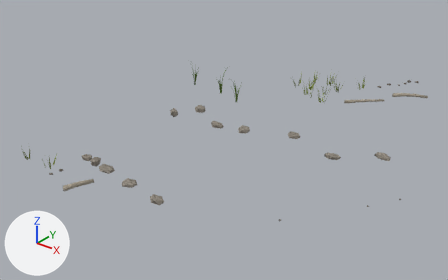
One commit to the glTF model assets/kit/p1/river_mouth_center/river_mouth_center.glb: the scene before it, then after it.
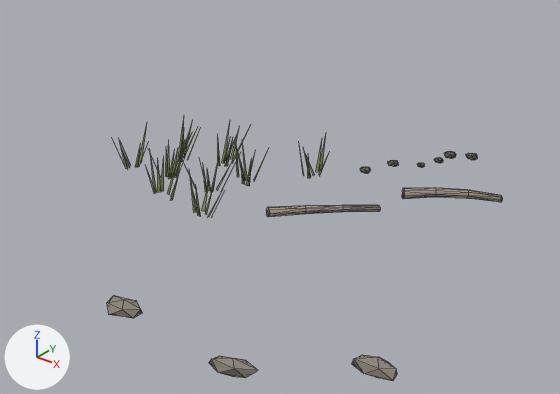
The first picture shows the older version from a 50 mm camera at (13.0, -22.0, 13.6) aimed at (-5.7, 1.4, -0.9). The close-ups show the older and then the newer version on the part from 56% to 100% of the width and 10% to 59% of the height of that picture. Only the edits that show in the close-ups are written down. Arrows for +X, +Y and +Z are at lower left; the lights stay in place. The close-ups show mesh edges as thin lines. Objects named as collision shapes, trigger or cutter boxes, shadow casters or lower levels of detail are left out. Where no turn or scale is listed for an object, it has been applied to the vertices. Vertices at exactly the same position are counted once.

Names of what the first close-up shows: 'river_mouth_center_lod0'.
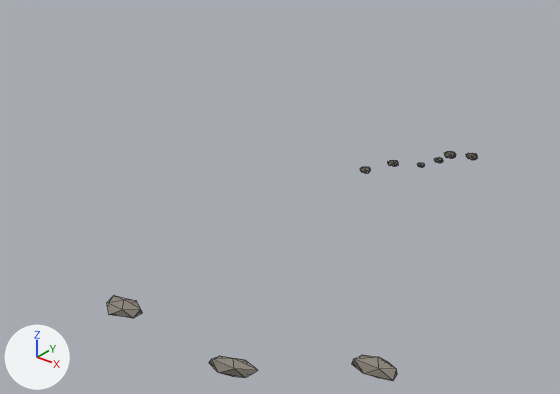
Boxes (x1, y1, x2, y2) around the edits, measured in the close-ups (560 x 394 px):
'river_mouth_center_lod0', reshaped: before (107, 121, 502, 381); after (107, 151, 478, 381)
part 1 of me_river_mouth_center_lod0, deleted: before (116, 121, 502, 217)

What the commit changed:
me_river_mouth_center_lod0 is used by ob_river_mouth_center_lod0; location (0.0, 0.0, 0.0).
me_river_mouth_center_lod0 had 787 vertices, 894 faces and spanned x -12.0..3.8, y -7.7..13.9, z -2.0..1.4.
me_river_mouth_center_lod0 no longer uses material mat_beach_dunegrass (green #7d8b45).
me_river_mouth_center_lod0 no longer uses material mat_beach_driftwood (grey #a39a8a).
me_river_mouth_center_lod0 now has 460 vertices, 637 faces and spans x -12.0..3.8, y -7.5..13.9, z -2.0..1.4.
me_river_mouth_center_lod0 part 1: 80 loose pieces with 327 vertices, spanning x -11.0..1.1, y -7.7..12.2, z -0.7..0.8, are deleted.
